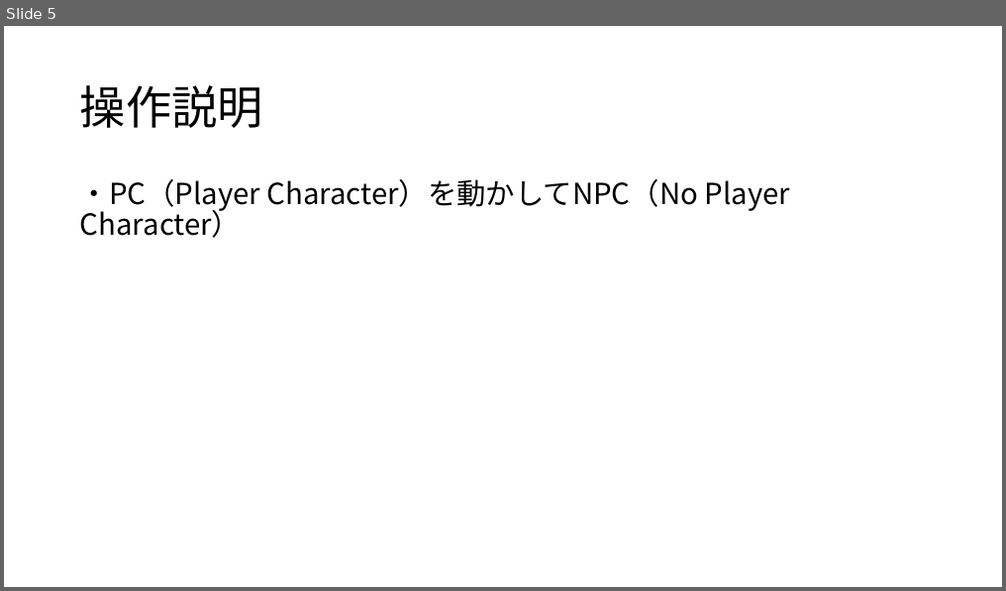
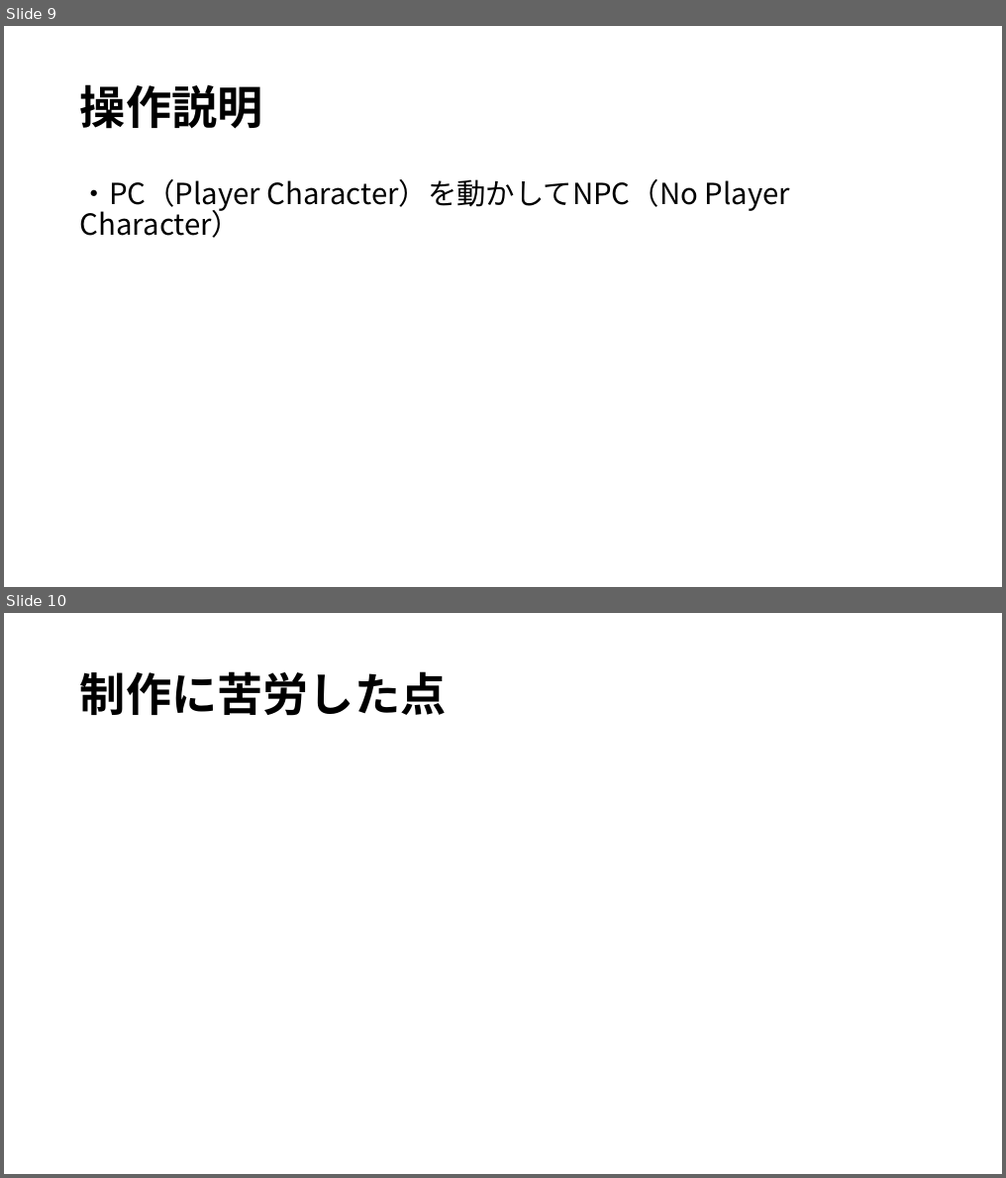
Before and after one commit to WhiteF326/0818_newDev, a slide deck: happyou.pptx. Shown one above the other, each under a label of ours: slide 5 before the commit, slides 9 and 10 after it. The pictures are 1006x591 and 1006x1178 pixels, drawn with LibreOffice and Linux fonts; fonts in the diff are those of the drawing. Boxes give left, top, right and bottom in pixels: in the first picture for what was removed or moved away, otherwise in the second. Text is boxed around its words. In the diff, an @@ line names an element or a change of style, - is before the commit and + after.

```diff
--- a/happyou.pptx
+++ b/happyou.pptx
@@ slide 10 added at <box>4,613,1002,1174</box>, background #FFFFFF @@
@@ title added at <box>80,671,447,716</box>, 44 pt, text #000000, bold @@
+制作に苦労した点
@@ what was slide 5 is now slide 9 @@
@@ slide 9 changed as well @@
@@ title "操作説明" at <box>80,84,263,129</box>: bold on @@
```
Also in this commit, not shown: 4 other slides changed, 7 other slides added.
